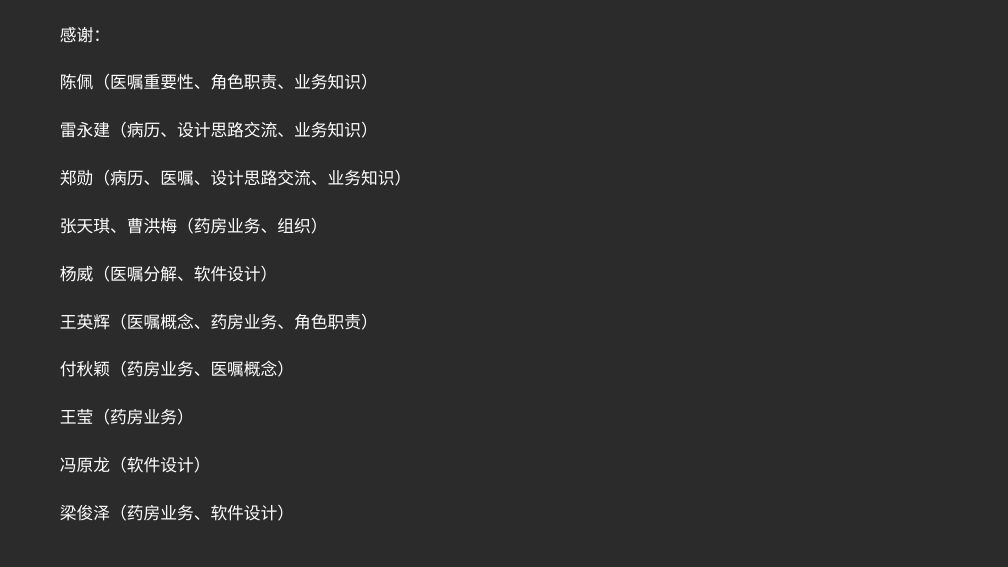
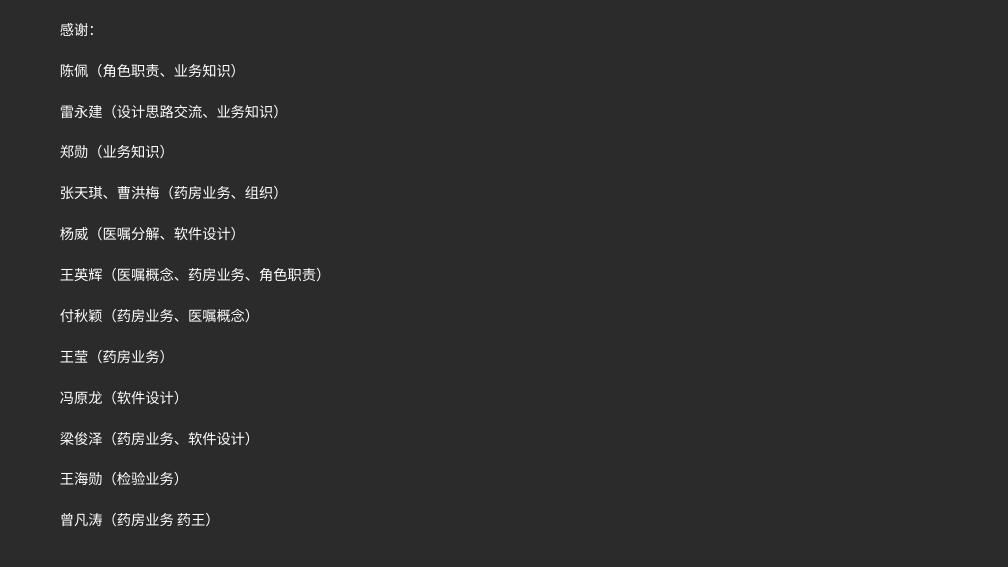
Before and after one commit to AppSecAI-TEST/hospital, a slide deck: slide 8 of doc/状态报告 2017-6-2.pptx. Drawn at 1008x567 pixels with LibreOffice and Linux fonts; fonts in the diff are those of the drawing; background and template pictures are left out; a plain dark background stands for a picture behind light text. Boxes give left, top, right and bottom in pixels: in the first picture for what was removed or moved away, otherwise in the second. Text is boxed around its words. In the diff, an @@ line names an element or a change of style, - is before the commit and + after.

```diff
--- a/doc/状态报告 2017-6-2.pptx
+++ b/doc/状态报告 2017-6-2.pptx
@@ text at bbox=[60, 23, 331, 445]: size 16 to 13.6 pt in "感谢：", "张天琪、曹洪梅（药房业务、组织）", "杨威（医嘱分解、软件设计）", "王英辉（医嘱概念、药房业务、角色职责）" and 4 more places; line spacing 1.5 to 1.4 @@
@@ text at bbox=[60, 64, 288, 158]: text changed; size 16 to 13.6 pt @@
-陈佩（医嘱重要性、角色职责、业务知识）
-雷永建（病历、设计思路交流、业务知识）
-郑勋（病历、医嘱、设计思路交流、业务知识）
+陈佩（角色职责、业务知识）
+雷永建（设计思路交流、业务知识）
+郑勋（业务知识）
@@ text at bbox=[60, 472, 220, 526]: paragraphs added @@
+王海勋（检验业务）
+曾凡涛（药房业务 药王）
```
Also in this commit, not shown: 5 other slides changed.
